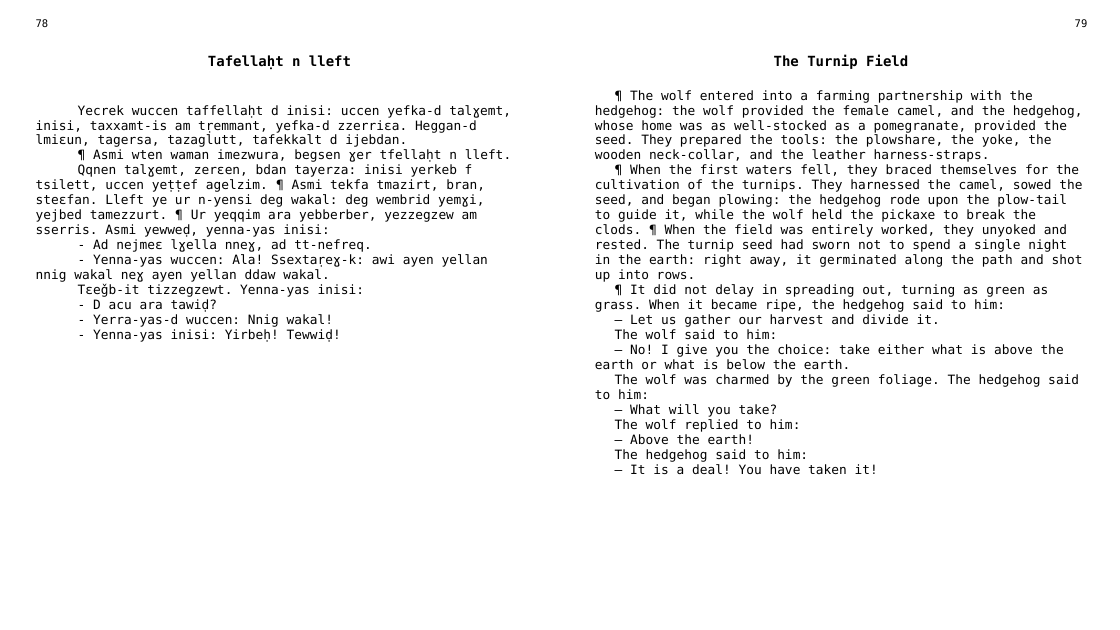
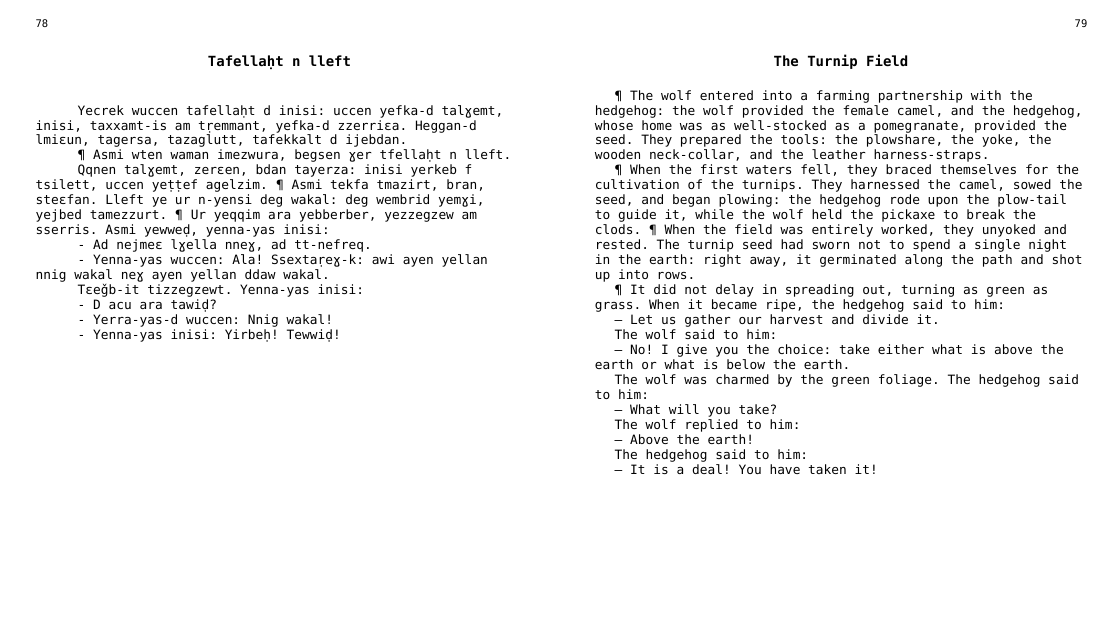
Before and after one commit to sferhah/tamacahut_n_wuccen, a slide deck: slide 35 of Uccen.ConsoleApp/uccen.eng.pptx. Drawn at 1120x630 pixels with LibreOffice and Linux fonts; fonts in the diff are those of the drawing. Boxes give left, top, right and bottom in pixels: in the first picture for what was removed or moved away, otherwise in the second. Text is boxed around its words. In the diff, an @@ line names an element or a change of style, - is before the commit and + after.

```diff
--- a/Uccen.ConsoleApp/uccen.eng.pptx
+++ b/Uccen.ConsoleApp/uccen.eng.pptx
@@ table at (x1=27, y1=13, x2=1096, y2=607) @@
-row 3, column 1: Yecrek wuccen taffellaḥt d inisi: uccen yefka-d talɣemt, inisi, taxxamt-is am tṛemmant, yefka-d zzerriɛa. Heggan-d lmiɛun, tagersa, tazaglutt, tafekkalt d ijebdan. / ¶ Asmi wten waman imezwura, begsen ɣer tfellaḥt n lleft. / Qqnen talɣemt, zerɛen, bdan tayerza: inisi yerkeb f tsilett, uccen yeṭṭef agelzim. ¶ Asmi tekfa tmazirt, bran, steɛfan. Lleft ye ur n-yensi deg wakal: deg wembrid yemɣi, yejbed tamezzurt. ¶ Ur yeqqim ara yebberber, yezzegzew am sserris. Asmi yewweḍ, yenna-yas inisi: / - Ad nejmeɛ lɣella nneɣ, ad tt-nefreq. / - Yenna-yas wuccen: Ala! Ssextaṛeɣ-k: awi ayen yellan nnig wakal neɣ ayen yellan ddaw wakal. / Tɛeǧb-it tizzegzewt. Yenna-yas inisi: / - D acu ara tawiḍ? / - Yerra-yas-d wuccen: Nnig wakal! / - Yenna-yas inisi: Yirbeḥ! Tewwiḍ!
+row 3, column 1: Yecrek wuccen tafellaḥt d inisi: uccen yefka-d talɣemt, inisi, taxxamt-is am tṛemmant, yefka-d zzerriɛa. Heggan-d lmiɛun, tagersa, tazaglutt, tafekkalt d ijebdan. / ¶ Asmi wten waman imezwura, begsen ɣer tfellaḥt n lleft. / Qqnen talɣemt, zerɛen, bdan tayerza: inisi yerkeb f tsilett, uccen yeṭṭef agelzim. ¶ Asmi tekfa tmazirt, bran, steɛfan. Lleft ye ur n-yensi deg wakal: deg wembrid yemɣi, yejbed tamezzurt. ¶ Ur yeqqim ara yebberber, yezzegzew am sserris. Asmi yewweḍ, yenna-yas inisi: / - Ad nejmeɛ lɣella nneɣ, ad tt-nefreq. / - Yenna-yas wuccen: Ala! Ssextaṛeɣ-k: awi ayen yellan nnig wakal neɣ ayen yellan ddaw wakal. / Tɛeǧb-it tizzegzewt. Yenna-yas inisi: / - D acu ara tawiḍ? / - Yerra-yas-d wuccen: Nnig wakal! / - Yenna-yas inisi: Yirbeḥ! Tewwiḍ!
```
Also in this commit, not shown: 5 other files.
